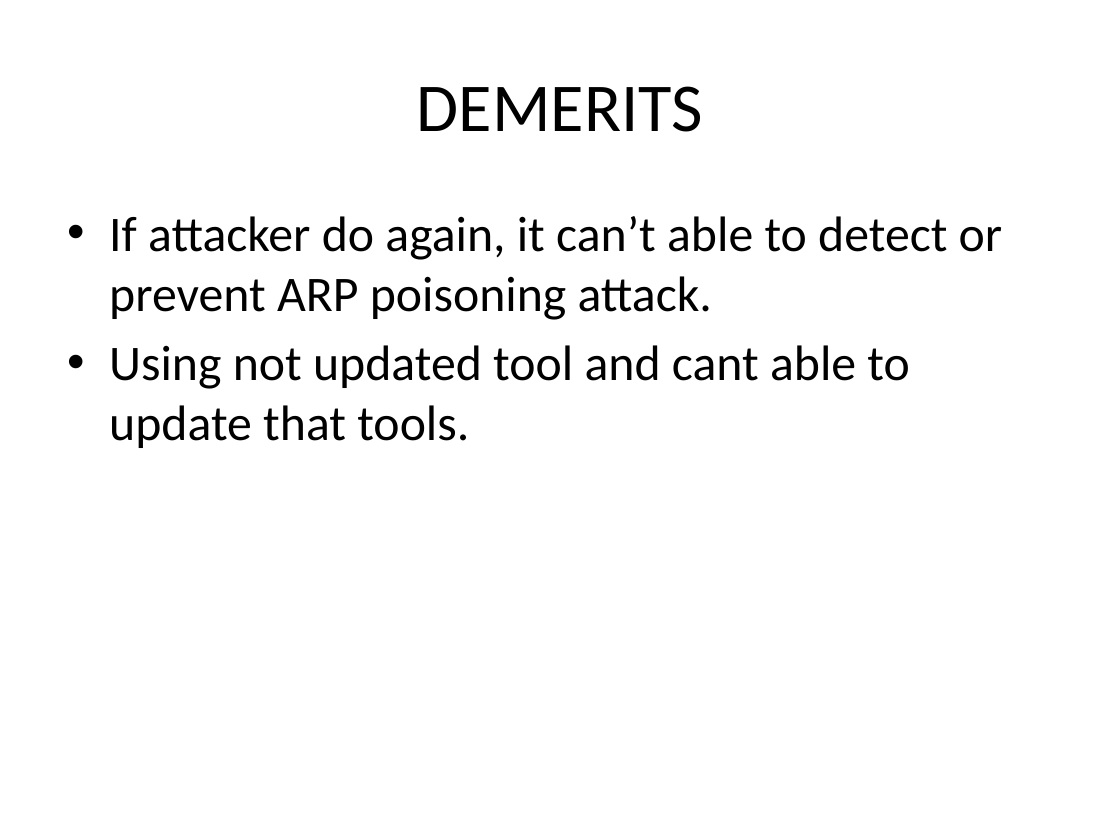
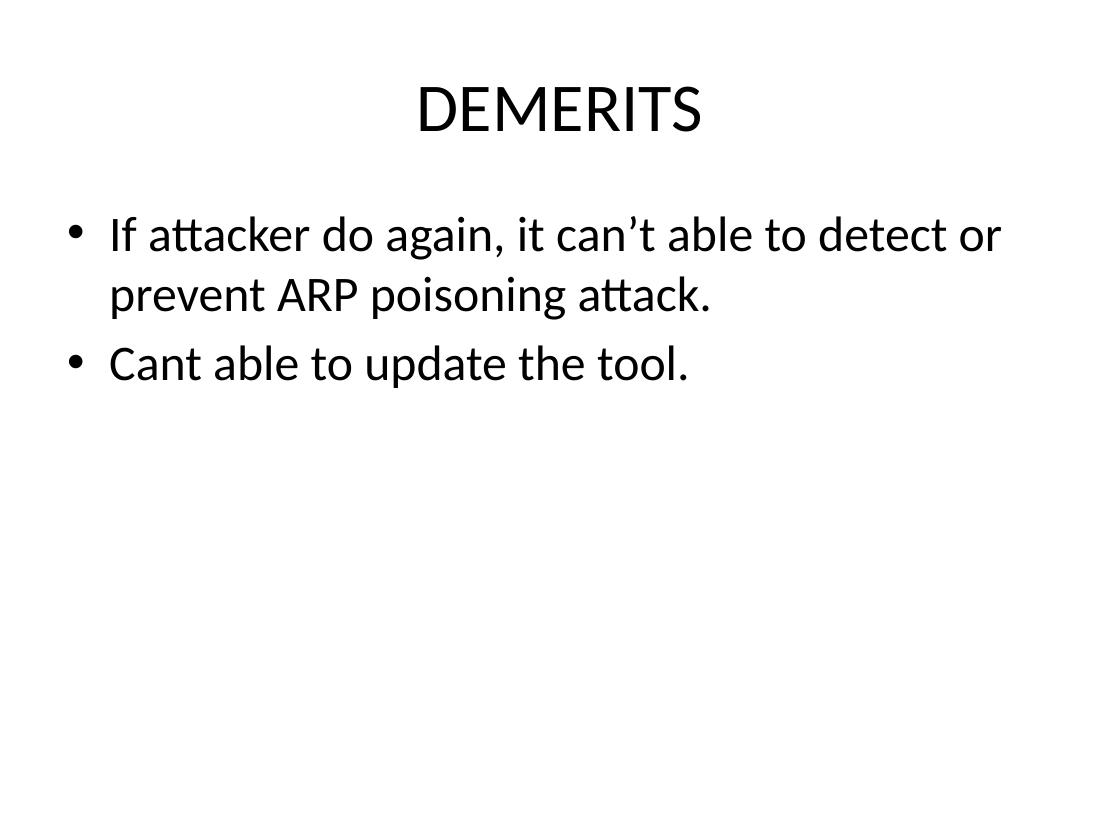
Before and after one commit to Musthafa2001/project-ppt, a slide deck: slide 5 of ARP SNIFFER IN OPEN WIFI (3).pptx. Drawn at 1120x840 pixels with LibreOffice and Linux fonts; fonts in the diff are those of the drawing. Boxes give left, top, right and bottom in pixels: in the first picture for what was removed or moved away, otherwise in the second. Text is boxed around its words. In the diff, an @@ line names an element or a change of style, - is before the commit and + after.

```diff
--- a/ARP SNIFFER IN OPEN WIFI (3).pptx
+++ b/ARP SNIFFER IN OPEN WIFI (3).pptx
@@ text at (x1=109, y1=345, x2=690, y2=388): text changed @@
-• Using not updated tool and cant able to update that tools.
+• Cant able to update the tool.
```
Also in this commit, not shown: 1 other slide changed.
